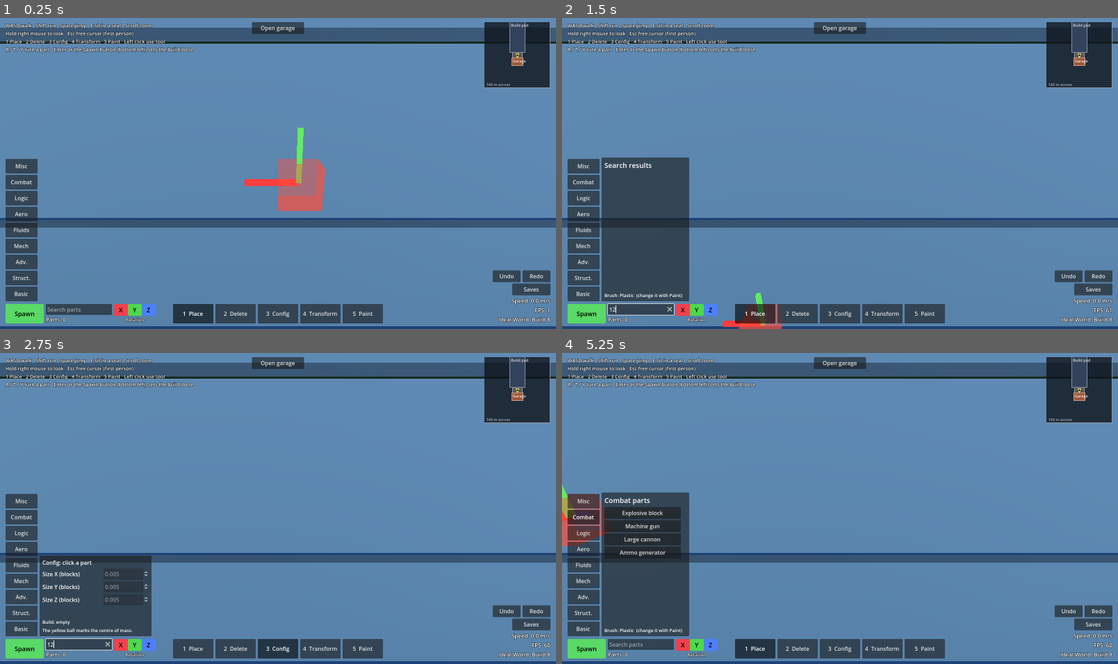
Above: before the commit, frames 1-4 (two rows, left to right).
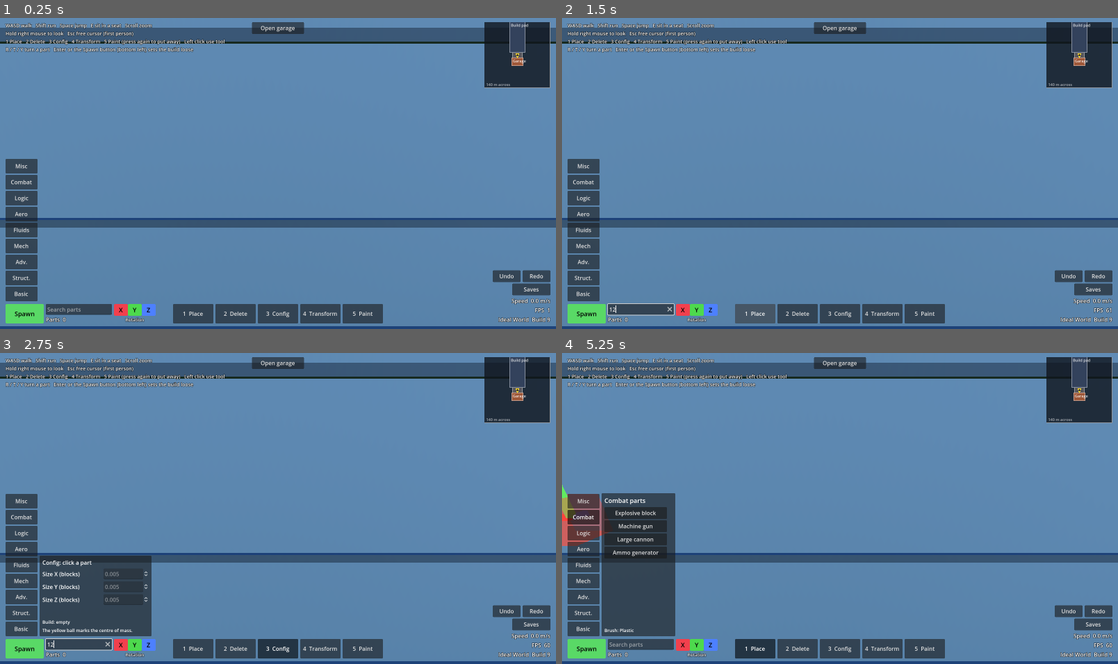
Above: after the commit, the same moments.

Repository: kinglinklink/Ideal-world
Game: Godot game, scene res://scenes/main.tscn
Two runs of this game, one before a commit and one after it. Both use one fixed random seed, a clock stepped at 60 frames per second and the inputs below.
Inputs (mouse positions are in pixels of both pictures, inside the frame that each line leads up to):
- Up to frame 1 (0.25 s): no input
- Up to frame 2 (1.5 s): click (639, 310) at 0.52 s; type "12" at 0.6 s; click "1 Place" at 1.25 s
- Up to frame 3 (2.75 s): click "3 Config" at 2 s
- Up to frame 4 (5.25 s): click "4 Transform" at 2.75 s; click "5 Paint" at 3.5 s; click "Misc" at 4.25 s; click "Combat" at 5 s

The runs differ from the first frame. In frame 1, 1.8% of the frame differs, in the area x 21-99%, y 6-98%; in frame 2, 8.2%, in the area x 7-99%, y 6-100%; in frame 3, 0.2%; in frame 4, 2.0%.

Commit message:
Press a tool again to put it away; slimmer parts list
- Every tool toggles: pressing its number key or its button while it is
  in hand puts it away and closes its menu. The game starts with no tool.
- Picking the Place tool opens the parts list on the category last used.
- The parts list is a narrower single column.
- Build label raised to Build 9.

Co-Authored-By: Claude Fable 5.2 <noreply@anthropic.com>
Claude-Session: https://claude.ai/code/session_01FW2uxxz5D9zjM2SWGtZ9h4

Diff:
--- a/scripts/build_controller.gd
+++ b/scripts/build_controller.gd
@@ -17,7 +17,8 @@
 const PartPorts = preload("res://scripts/part_ports.gd")
 const Player = preload("res://scripts/player.gd")
 
-enum Tool { PLACE, DELETE, CONFIG, TRANSFORM, PAINT }
+## NONE means every tool is put away: nothing is aimed, placed or selected.
+enum Tool { NONE = -1, PLACE, DELETE, CONFIG, TRANSFORM, PAINT }
 
 const TOOL_NAMES := ["Place", "Delete", "Config", "Transform", "Paint"]
 const REACH := 400.0         # metres the tools can reach from the camera
@@ -43,7 +44,7 @@
 var spawner: Node3D = null           # spawner.gd
 var spawned := false                 # true while the build is spawned and the tools are put away
 
-var current_tool: int = Tool.PLACE
+var current_tool: int = Tool.NONE
 var part_type: String = "block"
 var place_rotation: Basis = Basis.IDENTITY
 var brush_material: String = MaterialLibrary.DEFAULT_ID
@@ -131,8 +132,17 @@
 
 # --- State changes -----------------------------------------------------------
 
+## Picks a tool, or puts it away again if it is already the one in hand.
+## This is what the number keys and the tool bar buttons do.
+func toggle_tool(tool_index: int) -> void:
+	if tool_index == current_tool:
+		set_tool(Tool.NONE)
+	else:
+		set_tool(tool_index)
+
+
 func set_tool(new_tool: int) -> void:
-	if new_tool < 0 or new_tool >= TOOL_NAMES.size() or new_tool == current_tool:
+	if new_tool < Tool.NONE or new_tool >= TOOL_NAMES.size() or new_tool == current_tool:
 		return
 	current_tool = new_tool
 	eyedropper = ""
@@ -247,15 +257,15 @@
 				select_all()
 		return
 	if code == KEY_1:
-		set_tool(Tool.PLACE)
+		toggle_tool(Tool.PLACE)
 	elif code == KEY_2:
-		set_tool(Tool.DELETE)
+		toggle_tool(Tool.DELETE)
 	elif code == KEY_3:
-		set_tool(Tool.CONFIG)
+		toggle_tool(Tool.CONFIG)
 	elif code == KEY_4:
-		set_tool(Tool.TRANSFORM)
+		toggle_tool(Tool.TRANSFORM)
 	elif code == KEY_5:
-		set_tool(Tool.PAINT)
+		toggle_tool(Tool.PAINT)
 	elif code == KEY_R:
 		_on_rotate_key(Vector3(1.0, 0.0, 0.0))
 	elif code == KEY_T:
@@ -969,7 +979,7 @@
 			var preview_color: Color = PREVIEW_OK if problem == "" else PREVIEW_BLOCKED
 			_fit_marker(_preview, record, preview_color, 1.0)
 			_fit_axes(record)
-	elif _hit_uid != 0:
+	elif _hit_uid != 0 and current_tool != Tool.NONE:
 		var hover_color: Color = HOVER_DELETE if current_tool == Tool.DELETE else HOVER_OTHER
 		var hovered: Dictionary = grid.get_part(_hit_uid)
 		_fit_marker(_hover, hovered, hover_color, 1.03)
--- a/scripts/hud.gd
+++ b/scripts/hud.gd
@@ -16,7 +16,7 @@
 const AXIS_NAMES := ["X", "Y", "Z"]
 ## Shown in the bottom-right corner, so it is easy to tell which copy of the
 ## game is running. Raised with every pushed change.
-const VERSION := "Build 8"
+const VERSION := "Build 9"
 const MESSAGE_SECONDS := 3.5
 const TURN_KEYS := ["R", "T", "Y"]
 const AXIS_COLORS := [Color(0.95, 0.25, 0.3), Color(0.3, 0.85, 0.3), Color(0.3, 0.5, 1.0)]   # X, Y, Z
@@ -39,6 +39,8 @@
 var _part_buttons: Dictionary = {}   # part id -> Button
 var _category_buttons: Dictionary = {}   # category name -> its tab
 var _part_category := ""             # the category whose parts are listed; "" while the list is folded away
+var _last_category := "Basic"        # the category that opens when the Place tool is picked up
+var _shown_tool: int = BuildController.Tool.NONE   # the tool the interface last showed
 var _parts_title: Label
 var _part_search: LineEdit
 var _material_buttons: Dictionary = {}
@@ -179,7 +181,7 @@
 	var help := _outlined(_label(
 			"WASD walk   Shift run   Space jump   E sit in a seat   Scroll zoom\n"
 			+ "Hold right mouse to look   Esc free cursor (first person)\n"
-			+ "1 Place   2 Delete   3 Config   4 Transform   5 Paint   Left click use tool\n"
+			+ "1 Place   2 Delete   3 Config   4 Transform   5 Paint (press again to put away)   Left click use tool\n"
 			+ "R / T / Y turn a part   Enter or the Spawn button (bottom left) sets the build loose", 14))
 	help.size_flags_horizontal = Control.SIZE_SHRINK_BEGIN
 	help.size_flags_vertical = Control.SIZE_SHRINK_BEGIN
@@ -356,10 +358,10 @@
 	panel.add_child(margin)
 	var listing := _column()
 	margin.add_child(listing)
-	_parts_title = _label("", 20)
+	_parts_title = _label("", 18)
 	listing.add_child(_parts_title)
 	var scroll := ScrollContainer.new()
-	scroll.custom_minimum_size = Vector2(236, 340)
+	scroll.custom_minimum_size = Vector2(196, 340)
 	scroll.horizontal_scroll_mode = ScrollContainer.SCROLL_MODE_DISABLED
 	listing.add_child(scroll)
 	var buttons := _column()
@@ -367,7 +369,7 @@
 	scroll.add_child(buttons)
 	# Every part's button lives in the one list; the filter shows the right ones.
 	for id in PartLibrary.part_ids():
-		var part_button := _button(PartLibrary.part_name(id), 220.0, true)
+		var part_button := _button(PartLibrary.part_name(id), 180.0, true)
 		part_button.pressed.connect(_on_part_button.bind(id))
 		buttons.add_child(part_button)
 		_part_buttons[id] = part_button
@@ -466,7 +468,9 @@
 	# The other tools show their own panel in the same spot.
 	var is_spawned: bool = controller.spawned
 	_parts_panel.visible = placing and not is_spawned and (query != "" or _part_category != "")
-	_tool_panel.visible = not placing and not is_spawned
+	var active_tool: int = controller.current_tool
+	var has_panel: bool = active_tool >= 0 and active_tool < _panels.size() and _panels[active_tool] != null
+	_tool_panel.visible = has_panel and not is_spawned
 
 
 ## Opens a category. Clicking the open category's tab folds the list away.
@@ -478,6 +482,7 @@
 		_part_category = ""
 	else:
 		_part_category = category_name
+		_last_category = category_name
 		if not placing:
 			controller.set_tool(BuildController.Tool.PLACE)
 	_apply_part_filter()
@@ -1103,7 +1108,7 @@
 # --- Button handlers ---------------------------------------------------------
 
 func _on_tool_button(index: int) -> void:
-	controller.set_tool(index)
+	controller.toggle_tool(index)   # pressing the tool in hand puts it away
 	_refresh()
 
 
@@ -1242,6 +1247,11 @@
 		var panel: Control = _panels[index]
 		if panel != null:
 			panel.visible = index == active_tool
+	# Picking up the Place tool brings its menu out, on the category last used.
+	if active_tool != _shown_tool:
+		if active_tool == BuildController.Tool.PLACE and _part_category == "":
+			_part_category = _last_category
+		_shown_tool = active_tool
 
 	# Spawned or building: the build controls are put away while spawned.
 	var is_spawned: bool = controller.spawned
@@ -1265,7 +1275,7 @@
 	var brush_material: String = controller.brush_material
 	var brush_color: Color = controller.brush_color
 	var brush_text := "Brush: %s" % MaterialLibrary.display_name(brush_material)
-	_place_brush_label.text = brush_text + "  (change it with Paint)"
+	_place_brush_label.text = brush_text
 	_paint_brush_label.text = brush_text
 	for id in _material_buttons:
 		var material_button: Button = _material_buttons[id]
